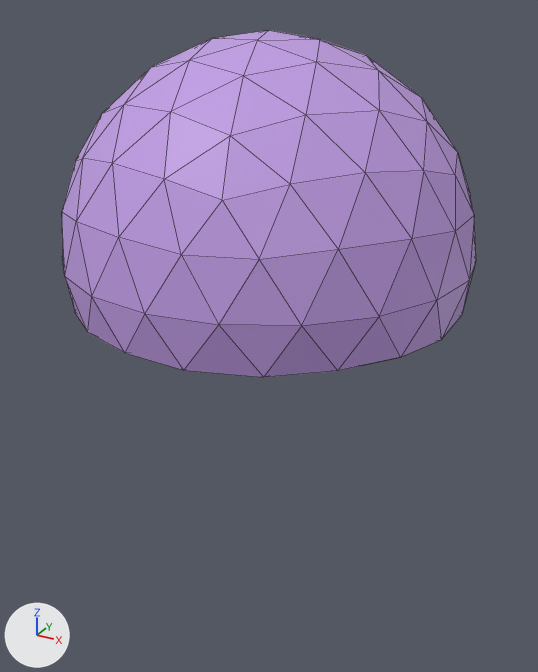
A saved change to the Blender file asset_src/jelly.blend.
Camera for both pictures: a 50 mm camera at (0.431, -0.782, 0.439) aimed at (-0.005, 0.009, 0.043). Every picture has the same lights, and +X, +Y and +Z are marked at lower left. Mesh edges are drawn as thin lines.
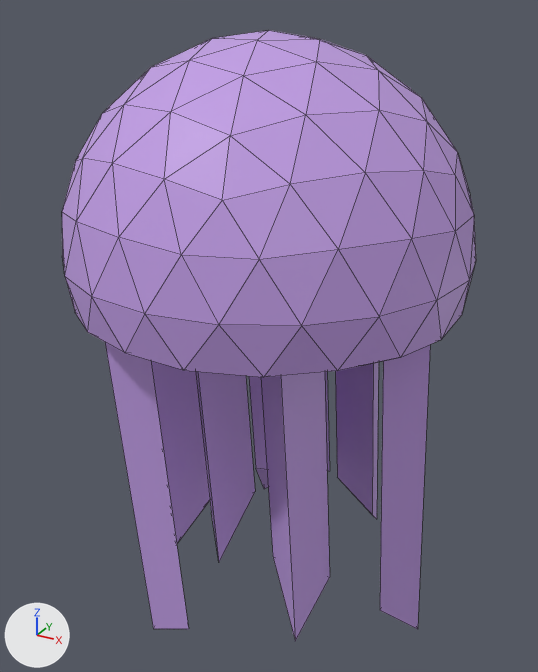
Where the change shows, as pixel boxes (x1, y1, x2, y2) in the pictures (538 x 672 px):
'Icosphere', reshaped (76% taller)
    before: (62, 30, 476, 377)
    after: (62, 30, 476, 641)
part 1 of me_icosphere_001, built on (purple)
    after: (105, 342, 430, 641)

Diff of the bpy script that builds the scene:
```diff
--- a/asset_src/jelly.blend.py
+++ b/asset_src/jelly.blend.py
@@ me_icosphere_001 @@
 # used by ob_icosphere; location = (0.0, 0.0, 0.0)
-me_icosphere_001.from_pydata(...)  # 162 vertices, 320 faces; spans x -0.25..0.25, y -0.25..0.25, z 0.103..0.417
+me_icosphere_001.from_pydata(...)  # 210 vertices, 368 faces; spans x -0.25..0.25, y -0.25..0.25, z -0.378..0.417
+# me_icosphere_001 part 1
+# 8 faces are deleted
+# 31 vertices are added at x -0.188..0.213, y -0.179..0.178, z -0.326..0.335
+# 6 new vertices lie (0.013, 0.031, -0.485) away from vertices in x -0.188..0.051, y -0.179..0.06, z 0.137..0.304
+# 6 new vertices lie (0.014, 0.031, -0.485) away from vertices in x -0.121..0.106, y -0.179..0.125, z 0.107..0.335
+# 5 new vertices lie (0.013, 0.031, -0.484) away from vertices in x -0.09..0.213, y -0.066..0.106, z 0.109..0.246
+# 56 new faces join them
 me_icosphere_001.materials.append(mat_material_001)
```
